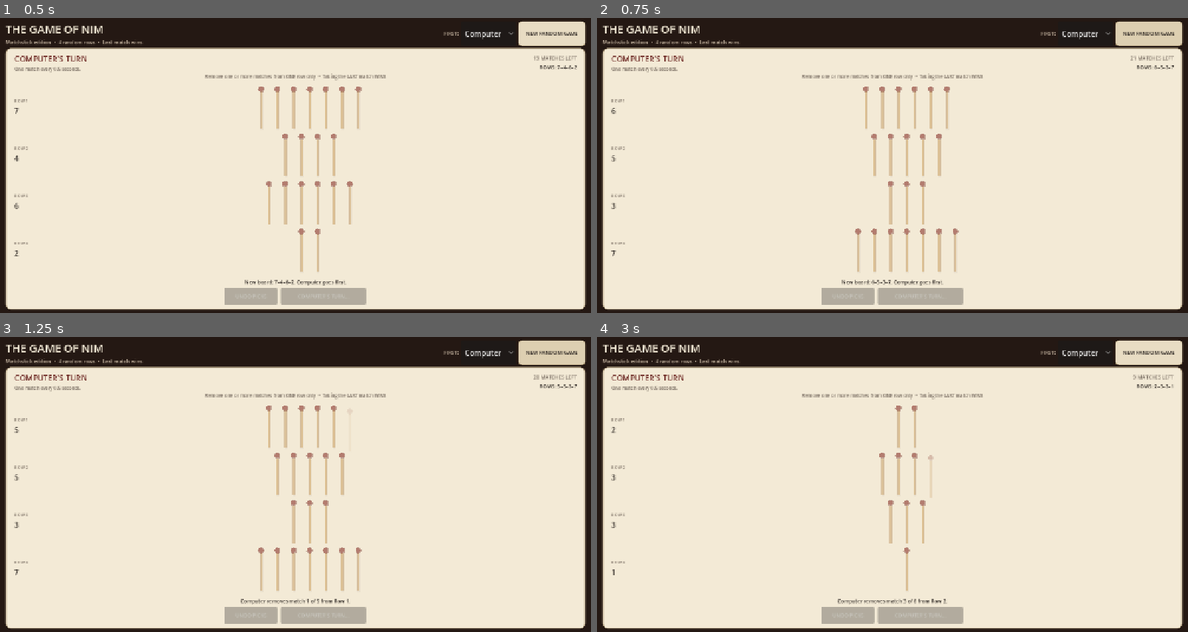
Above: before the commit, frames 1-4 (two rows, left to right).
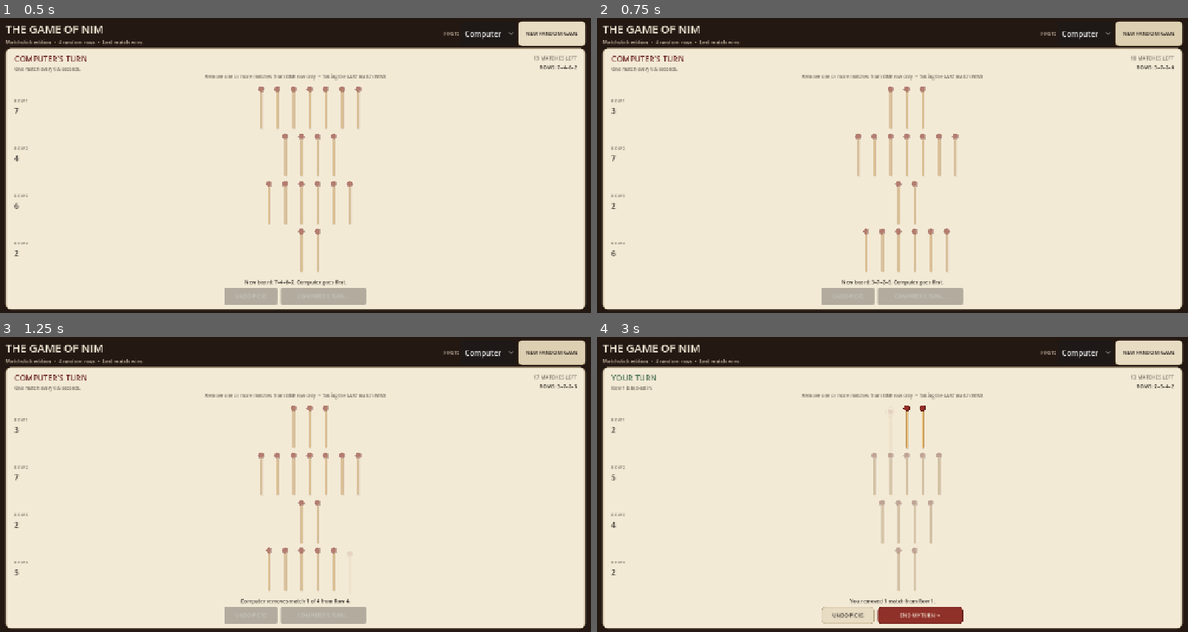
Above: after the commit, the same moments.

Repository: Integraxiii/The-Game-of-Nim
Game: Godot game, scene res://main.tscn
Two runs of this game, one before a commit and one after it. Both use one fixed random seed, a clock stepped at 60 frames per second and the inputs below.
Inputs (mouse positions are in pixels of both pictures, inside the frame that each line leads up to):
- Up to frame 1 (0.5 s): no input
- Up to frame 2 (0.75 s): click "NEW RANDOM GAME" at 0.5 s
- Up to frame 3 (1.25 s): no input
- Up to frame 4 (3 s): click "NEW RANDOM GAME" at 1.25 s; click "Computer" at 2 s; click (892, 425) at 2.77 s

Frame 1 is identical in both runs. In frame 2, 2.2% of the frame differs, in the area x 2-98%, y 13-91%; in frame 3, 2.1%; in frame 4, 3.5%, in the area x 2-98%, y 12-98%.

Commit message:
Add match sounds and win loss overlay

Diff:
--- a/scripts/normal_nim.gd
+++ b/scripts/normal_nim.gd
@@ -47,6 +47,7 @@
         mouse_default_cursor_shape = Control.CURSOR_POINTING_HAND if value else Control.CURSOR_ARROW
         queue_redraw()
 
+
 var rng := RandomNumberGenerator.new()
 var phase: Phase = Phase.PLAYER
 var piles: Array[int] = [1, 3, 5, 7]
@@ -67,10 +68,25 @@
 var action_button: Button
 var undo_button: Button
 
+var match_sound_player: AudioStreamPlayer
+var result_sound_player: AudioStreamPlayer
+var match_sound: AudioStreamWAV
+var win_sound: AudioStreamWAV
+var lose_sound: AudioStreamWAV
+
+var result_overlay: Control
+var result_panel: PanelContainer
+var result_title: Label
+var result_subtitle: Label
+
+
 func _ready() -> void:
     rng.randomize()
     _build_ui()
+    _build_audio()
+    _build_result_overlay()
     _start_new_game()
+
 
 func _build_ui() -> void:
     var bg := ColorRect.new()
@@ -217,13 +233,158 @@
     action_button.pressed.connect(_on_action_button)
     actions.add_child(action_button)
 
+
+func _build_audio() -> void:
+    match_sound_player = AudioStreamPlayer.new()
+    match_sound_player.volume_db = -5.0
+    add_child(match_sound_player)
+
+    result_sound_player = AudioStreamPlayer.new()
+    result_sound_player.volume_db = -2.0
+    add_child(result_sound_player)
+
+    match_sound = _make_tone_sequence([920.0], 0.055, 0.28)
+    win_sound = _make_tone_sequence([523.25, 659.25, 783.99, 1046.50], 0.12, 0.32)
+    lose_sound = _make_tone_sequence([392.0, 311.13, 246.94, 196.0], 0.15, 0.30)
+
+
+func _make_tone_sequence(frequencies: Array, note_length: float, volume: float) -> AudioStreamWAV:
+    var sample_rate := 22050
+    var samples_per_note := maxi(1, int(float(sample_rate) * note_length))
+    var total_samples := samples_per_note * frequencies.size()
+    var bytes := PackedByteArray()
+    bytes.resize(total_samples * 2)
+
+    for note_index in range(frequencies.size()):
+        var frequency := float(frequencies[note_index])
+        for sample_index in range(samples_per_note):
+            var t := float(sample_index) / float(sample_rate)
+            var progress := float(sample_index) / float(maxi(1, samples_per_note - 1))
+            var envelope := sin(PI * progress)
+            var sample := sin(TAU * frequency * t) * envelope * volume
+            var pcm_value := int(clampf(sample, -1.0, 1.0) * 32767.0)
+            var byte_offset := (note_index * samples_per_note + sample_index) * 2
+            bytes.encode_s16(byte_offset, pcm_value)
+
+    var stream := AudioStreamWAV.new()
+    stream.format = AudioStreamWAV.FORMAT_16_BITS
+    stream.mix_rate = sample_rate
+    stream.stereo = false
+    stream.data = bytes
+    return stream
+
+
+func _play_match_sound() -> void:
+    if match_sound_player == null or match_sound == null:
+        return
+    match_sound_player.stream = match_sound
+    match_sound_player.pitch_scale = rng.randf_range(0.96, 1.04)
+    match_sound_player.play()
+
+
+func _play_result_sound(player_won: bool) -> void:
+    if result_sound_player == null:
+        return
+    result_sound_player.stream = win_sound if player_won else lose_sound
+    result_sound_player.pitch_scale = 1.0
+    result_sound_player.play()
+
+
+func _build_result_overlay() -> void:
+    result_overlay = Control.new()
+    result_overlay.set_anchors_and_offsets_preset(Control.PRESET_FULL_RECT)
+    result_overlay.mouse_filter = Control.MOUSE_FILTER_IGNORE
+    result_overlay.visible = false
+    result_overlay.z_index = 100
+    add_child(result_overlay)
+
+    var dim := ColorRect.new()
+    dim.color = Color(0.05, 0.035, 0.025, 0.72)
+    dim.set_anchors_and_offsets_preset(Control.PRESET_FULL_RECT)
+    dim.mouse_filter = Control.MOUSE_FILTER_IGNORE
+    result_overlay.add_child(dim)
+
+    var center := CenterContainer.new()
+    center.set_anchors_and_offsets_preset(Control.PRESET_FULL_RECT)
+    center.mouse_filter = Control.MOUSE_FILTER_IGNORE
+    result_overlay.add_child(center)
+
+    result_panel = PanelContainer.new()
+    result_panel.custom_minimum_size = Vector2(520, 190)
+    result_panel.mouse_filter = Control.MOUSE_FILTER_IGNORE
+    center.add_child(result_panel)
+
+    var margin := MarginContainer.new()
+    margin.add_theme_constant_override("margin_left", 32)
+    margin.add_theme_constant_override("margin_right", 32)
+    margin.add_theme_constant_override("margin_top", 24)
+    margin.add_theme_constant_override("margin_bottom", 24)
+    margin.mouse_filter = Control.MOUSE_FILTER_IGNORE
+    result_panel.add_child(margin)
+
+    var result_box := VBoxContainer.new()
+    result_box.alignment = BoxContainer.ALIGNMENT_CENTER
+    result_box.add_theme_constant_override("separation", 8)
+    result_box.mouse_filter = Control.MOUSE_FILTER_IGNORE
+    margin.add_child(result_box)
+
+    result_title = Label.new()
+    result_title.horizontal_alignment = HORIZONTAL_ALIGNMENT_CENTER
+    result_title.add_theme_font_size_override("font_size", 64)
+    result_title.mouse_filter = Control.MOUSE_FILTER_IGNORE
+    result_box.add_child(result_title)
+
+    result_subtitle = Label.new()
+    result_subtitle.horizontal_alignment = HORIZONTAL_ALIGNMENT_CENTER
+    result_subtitle.add_theme_color_override("font_color", PAPER)
+    result_subtitle.add_theme_font_size_override("font_size", 18)
+    result_subtitle.mouse_filter = Control.MOUSE_FILTER_IGNORE
+    result_box.add_child(result_subtitle)
+
+    var again_hint := Label.new()
+    again_hint.text = "Press PLAY AGAIN below for a new random board"
+    again_hint.horizontal_alignment = HORIZONTAL_ALIGNMENT_CENTER
+    again_hint.add_theme_color_override("font_color", Color("#d6c9b8"))
+    again_hint.add_theme_font_size_override("font_size", 12)
+    again_hint.mouse_filter = Control.MOUSE_FILTER_IGNORE
+    result_box.add_child(again_hint)
+
+
+func _show_result_overlay(player_won: bool, explanation: String) -> void:
+    if result_overlay == null:
+        return
+
+    result_title.text = "YOU WIN!" if player_won else "YOU LOSE"
+    result_title.add_theme_color_override("font_color", Color("#86c995") if player_won else Color("#e37a70"))
+    result_subtitle.text = explanation
+    result_panel.add_theme_stylebox_override(
+        "panel",
+        _style(Color("#241813"), 18, 3, Color("#6f9f78") if player_won else Color("#a84b43"))
+    )
+
+    result_overlay.modulate.a = 0.0
+    result_overlay.visible = true
+    var tween := create_tween()
+    tween.tween_property(result_overlay, "modulate:a", 1.0, 0.22)
+
+
+func _hide_result_overlay() -> void:
+    if result_overlay != null:
+        result_overlay.visible = false
+        result_overlay.modulate.a = 1.0
+    if result_sound_player != null:
+        result_sound_player.stop()
+
+
 func _randomize_piles() -> Array[int]:
     var result: Array[int] = []
     for _i in range(ROW_COUNT):
         result.append(rng.randi_range(MIN_MATCHES, MAX_MATCHES))
     return result
 
+
 func _start_new_game() -> void:
+    _hide_result_overlay()
     game_serial += 1
     piles = _randomize_piles()
     selected_row = -1
@@ -237,6 +398,7 @@
     else:
         _begin_player_turn("New board: %s. You go first." % _position_string())
 
+
 func _begin_player_turn(message: String = "Your turn. Remove matches from one row.") -> void:
     phase = Phase.PLAYER
     selected_row = -1
@@ -244,6 +406,7 @@
     turn_start_piles = piles.duplicate()
     message_label.text = message
     _refresh_ui()
+
 
 func _build_match_rows() -> void:
     _clear_container(rows_box)
@@ -255,21 +418,25 @@
         row.size_flags_horizontal = Control.SIZE_EXPAND_FILL
         row.size_flags_vertical = Control.SIZE_EXPAND_FILL
         rows_box.add_child(row)
+
         var label_box := VBoxContainer.new()
         label_box.custom_minimum_size.x = 58
         label_box.alignment = BoxContainer.ALIGNMENT_CENTER
         row.add_child(label_box)
+
         var row_label := Label.new()
         row_label.text = "ROW %d" % (row_index + 1)
         row_label.add_theme_color_override("font_color", MUTED)
         row_label.add_theme_font_size_override("font_size", 9)
         label_box.add_child(row_label)
+
         var count_label := Label.new()
         count_label.text = str(piles[row_index])
         count_label.add_theme_color_override("font_color", INK)
         count_label.add_theme_font_size_override("font_size", 16)
         label_box.add_child(count_label)
         count_labels.append(count_label)
+
         var sticks := HBoxContainer.new()
         sticks.alignment = BoxContainer.ALIGNMENT_CENTER
         sticks.add_theme_constant_override("separation", 3)
@@ -277,12 +444,15 @@
         sticks.size_flags_vertical = Control.SIZE_EXPAND_FILL
         row.add_child(sticks)
         match_rows.append(sticks)
+
         for _index in range(piles[row_index]):
             var stick_button := MatchstickButton.new()
             stick_button.row_index = row_index
             stick_button.pressed.connect(_on_match_pressed.bind(row_index, stick_button))
             sticks.add_child(stick_button)
+
     _refresh_match_interaction()
+
 
 func _on_match_pressed(row_index: int, stick_button: MatchstickButton) -> void:
     if phase != Phase.PLAYER:
@@ -291,14 +461,19 @@
         return
     if selected_row == -1:
         selected_row = row_index
+
     piles[row_index] -= 1
     removed_this_turn += 1
+    _play_match_sound()
     _animate_removal(stick_button)
+
     if _total_matches() == 0:
         _finish_game(true, "You took the final match!")
         return
+
     message_label.text = "You removed %d match%s from Row %d." % [removed_this_turn, "" if removed_this_turn == 1 else "es", row_index + 1]
     _refresh_ui()
+
 
 func _on_action_button() -> void:
     if phase == Phase.PLAYER:
@@ -306,6 +481,7 @@
     elif phase == Phase.GAME_OVER:
         _start_new_game()
 
+
 func _finish_player_turn() -> void:
     if phase != Phase.PLAYER or removed_this_turn <= 0:
         return
@@ -313,6 +489,7 @@
     message_label.text = "Your turn is complete. Watch the computer."
     _refresh_ui()
     _computer_turn(game_serial)
+
 
 func _undo_player_turn() -> void:
     if phase != Phase.PLAYER or removed_this_turn <= 0:
@@ -324,35 +501,45 @@
     message_label.text = "Your picks were restored."
     _refresh_ui()
 
+
 func _computer_turn(serial: int) -> void:
     if serial != game_serial:
         return
+
     phase = Phase.COMPUTER
     _refresh_ui()
     await get_tree().create_timer(0.55).timeout
     if serial != game_serial:
         return
+
     var move := _choose_normal_move()
     var row_index: int = int(move.get("row", -1))
     var amount: int = int(move.get("amount", 0))
     if row_index < 0 or amount <= 0:
         return
+
     for step in range(amount):
         if serial != game_serial or phase != Phase.COMPUTER:
             return
+
         piles[row_index] -= 1
+        _play_match_sound()
         _remove_one_computer_match(row_index)
         message_label.text = "Computer removes match %d of %d from Row %d." % [step + 1, amount, row_index + 1]
         _refresh_counts_only()
+
         if _total_matches() == 0:
             await get_tree().create_timer(0.2).timeout
             if serial == game_serial:
                 _finish_game(false, "The computer took the final match.")
             return
+
         if step < amount - 1:
             await get_tree().create_timer(COMPUTER_MATCH_DELAY).timeout
+
     if serial == game_serial:
         _begin_player_turn("Computer removed %d match%s from Row %d. Your turn." % [amount, "" if amount == 1 else "es", row_index + 1])
+
 
 func _choose_normal_move() -> Dictionary:
     var x := _nim_sum()
@@ -361,20 +548,25 @@
             var target := piles[i] ^ x
             if target < piles[i]:
                 return {"row": i, "amount": piles[i] - target}
+
     var available: Array[int] = []
     for i in range(piles.size()):
         if piles[i] > 0:
             available.append(i)
+
     if available.is_empty():
         return {"row": -1, "amount": 0}
+
     var chosen := available[rng.randi_range(0, available.size() - 1)]
     return {"row": chosen, "amount": rng.randi_range(1, piles[chosen])}
+
 
 func _nim_sum() -> int:
     var result := 0
     for value in piles:
         result = result ^ value
     return result
+
 
 func _animate_removal(stick_button: MatchstickButton) -> void:
     stick_button.disabled = true
@@ -385,6 +577,7 @@
     tween.set_parallel(false)
     tween.tween_callback(stick_button.queue_free)
 
+
 func _remove_one_computer_match(row_index: int) -> void:
     var children := match_rows[row_index].get_children()
     for i in range(children.size() - 1, -1, -1):
@@ -393,9 +586,11 @@
             _animate_removal(child)
             return
 
+
 func _refresh_ui() -> void:
     _refresh_counts_only()
     _refresh_match_interaction()
+
     match phase:
         Phase.PLAYER:
             status_label.text = "YOUR TURN"
@@ -419,11 +614,13 @@
             action_button.disabled = false
             undo_button.disabled = true
 
+
 func _refresh_counts_only() -> void:
     remaining_label.text = "%d MATCH%s LEFT" % [_total_matches(), "" if _total_matches() == 1 else "ES"]
     setup_label.text = "ROWS: %s" % _position_string()
     for i in range(mini(count_labels.size(), piles.size())):
         count_labels[i].text = str(piles[i])
+
 
 func _refresh_match_interaction() -> void:
     for row_index in range(match_rows.size()):
@@ -434,6 +631,7 @@
             if child is MatchstickButton:
                 child.set_turn_enabled(enabled)
 
+
 func _finish_game(player_won: bool, explanation: String) -> void:
     phase = Phase.GAME_OVER
     game_serial += 1
@@ -441,6 +639,9 @@
     removed_this_turn = 0
     message_label.text = ("YOU WIN!  " if player_won else "COMPUTER WINS.  ") + explanation
     _refresh_ui()
+    _show_result_overlay(player_won, explanation)
+    _play_result_sound(player_won)
+
 
 func _total_matches() -> int:
     var total := 0
@@ -448,11 +649,13 @@
         total += value
     return total
 
+
 func _position_string() -> String:
     var parts: Array[String] = []
     for value in piles:
         parts.append(str(value))
     return "–".join(parts)
+
 
 func _make_button(text_value: String, primary: bool) -> Button:
     var button := Button.new()
@@ -464,6 +667,7 @@
     button.add_theme_stylebox_override("hover", _style(RED_DARK if primary else Color("#ddcfb1"), 7, 1, RED_DARK if primary else Color("#a99570")))
     button.add_theme_stylebox_override("pressed", _style(Color("#57201c") if primary else Color("#d2c19f"), 7, 1, RED_DARK if primary else Color("#9f8a65")))
     return button
+
 
 func _style(bg: Color, radius: int, border: int = 0, border_color: Color = Color.TRANSPARENT) -> StyleBoxFlat:
     var style := StyleBoxFlat.new()
@@ -483,6 +687,7 @@
     style.content_margin_bottom = 4
     return style
 
+
 func _clear_container(container: Node) -> void:
     for child in container.get_children():
         child.queue_free()
